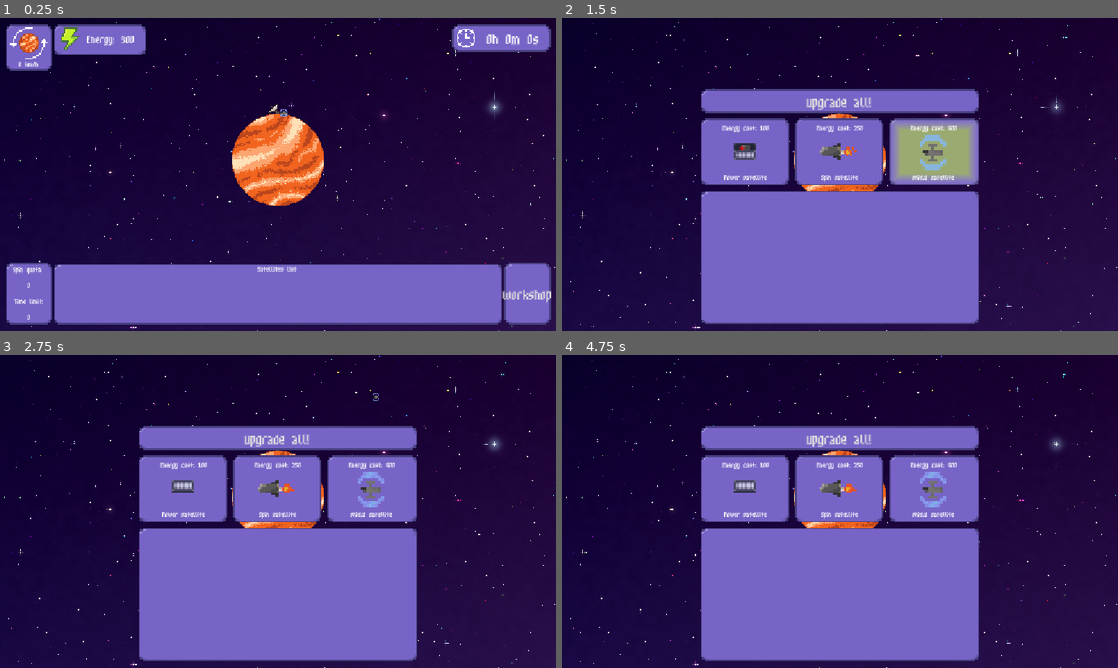
Above: before the commit, frames 1-4 (two rows, left to right).
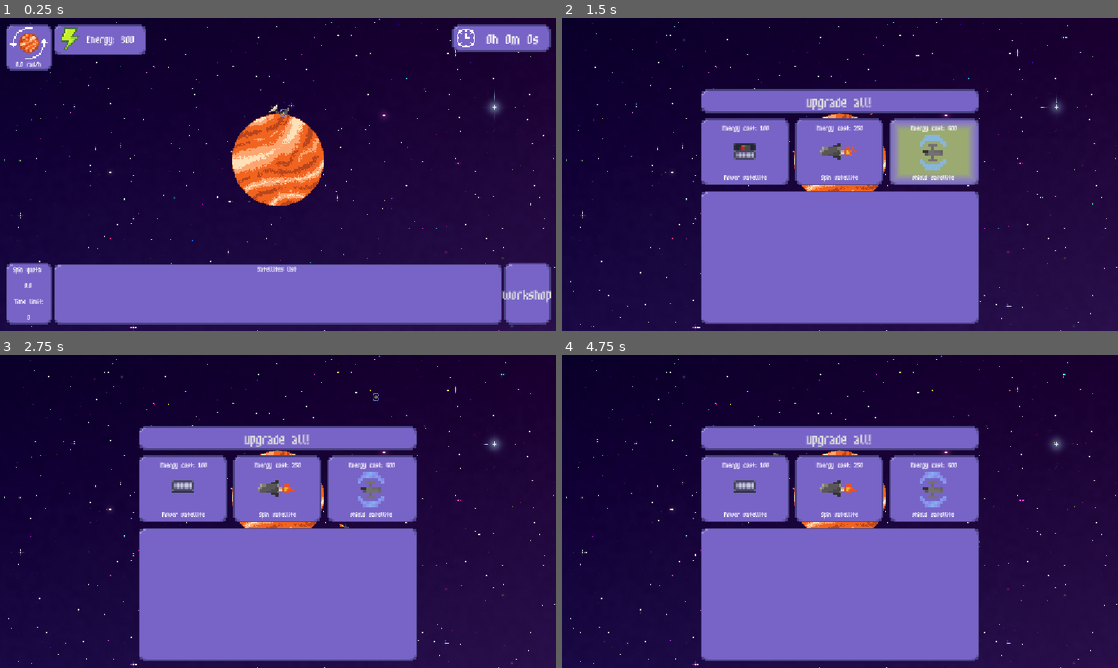
Above: after the commit, the same moments.

Repository: SpookyPlagueDoc777/Orbit-game
Game: Godot game, scene res://Scenes/Game/main_node.tscn
Same seed, same stepped clock (60 frames per second), same inputs: the game is played once before the commit and once after it.
Inputs (mouse positions are in pixels of both pictures, inside the frame that each line leads up to):
- Up to frame 1 (0.25 s): no input
- Up to frame 2 (1.5 s): click "workshop" at 0.5 s; tap Enter at 1.25 s; move the mouse to (962, 158) at 1.27 s; click (962, 158) at 1.42 s
- Up to frame 3 (2.75 s): move the mouse to (166, 527) at 2.02 s; click (166, 527) at 2.17 s
- Up to frame 4 (4.75 s): move the mouse to (895, 442) at 2.77 s; click (895, 442) at 2.92 s; move the mouse to (812, 574) at 3.52 s; click (812, 574) at 3.67 s; move the mouse to (1006, 558) at 4.27 s; click (1006, 558) at 4.42 s

The runs differ from the first frame. In frame 1, less than 0.1% of the frame differs, in the area x 2-52%, y 14-87%; in frame 2, less than 0.1%; in frame 3, less than 0.1%; in frame 4, less than 0.1%.

Commit message:
Minor changes
-better zoom
-damaging works properly

Diff:
--- a/Code/Game/Satellites/power_satellite.gd
+++ b/Code/Game/Satellites/power_satellite.gd
@@ -17,3 +17,7 @@
 
 func _process(delta: float) -> void:
 	update_position()
+
+
+func _on_area_2d_area_entered(area: Area2D) -> void:
+	register_hit(area)
--- a/Code/Game/Satellites/shield_satellite.gd
+++ b/Code/Game/Satellites/shield_satellite.gd
@@ -17,3 +17,8 @@
 
 func _process(delta: float) -> void:
 	update_position()
+
+
+func _on_area_2d_area_entered(area: Area2D) -> void:
+	print("leftd")
+	register_hit(area)
--- a/Code/Game/Satellites/spin_satellite.gd
+++ b/Code/Game/Satellites/spin_satellite.gd
@@ -5,8 +5,8 @@
 	## Satellite info
 	satellitename = "Spin Satellite"
 	health = 5
-	facesplanet = false
-	orbitradius = 150
+	facesplanet = true
+	orbitradius = 100
 
 	## Satellite stats
 	satenergyprod = 0
@@ -17,3 +17,7 @@
 
 func _process(delta: float) -> void:
 	update_position()
+
+
+func _on_area_2d_area_entered(area: Area2D) -> void:
+	register_hit(area)
--- a/Code/Game/game_scene.gd
+++ b/Code/Game/game_scene.gd
@@ -40,8 +40,8 @@
 func zoom_at(zoom_scale: float):
 	var oldglobal = camera.get_global_mouse_position()
 	camera.zoom *= Vector2(zoom_scale, zoom_scale)
-	camera.zoom.x = clamp(camera.zoom.x, 0.01734152992, 11.390625)
-	camera.zoom.y = clamp(camera.zoom.y, 0.01734152992, 11.390625)
+	camera.zoom.x = clamp(camera.zoom.x, 0.01734152992, 25.62890625)
+	camera.zoom.y = clamp(camera.zoom.y, 0.01734152992, 25.62890625)
 	camera.position -= camera.get_global_mouse_position()-oldglobal
 	camera.position.x = clamp(camera.position.x, -32000, 32000)
 	camera.position.y = clamp(camera.position.y, -18000, 18000)
--- a/Code/Game/main_node.gd
+++ b/Code/Game/main_node.gd
@@ -8,14 +8,9 @@
 @onready var current_spin_speed: Label = $CanvasLayer/GameUI/SpinIndicator/CurrentSpinSpeed
 
 #timer stuff
-var TimerSeconds = 0
-var TimerMinutes = 0
-var TimerHours = 0
-
-var SpinSpeed = 0
-var energy = 300
-var TimeLimit = 0
-var CurrentQuota = 0
+var TimerSeconds: int = 0
+var TimerMinutes: int = 0
+var TimerHours: int = 0
 
 # Called when the node enters the scene tree for the first time.
 func _ready() -> void:
@@ -23,11 +18,11 @@
 
 # Called every frame. 'delta' is the elapsed time since the previous frame.
 func _process(delta: float) -> void:
-	energy_amount.text = str(energy)
+	energy_amount.text = str(Global.energy)
 	current_time.text = str(TimerHours) + "h " + str(TimerMinutes) + "m " + str(TimerSeconds) + "s"
-	current_spin_speed.text = str(SpinSpeed) + " km/h"
-	spin_quota.text = str(CurrentQuota)
-	time_to_meet_quota.text = str(TimeLimit)
+	current_spin_speed.text = str(Global.spinspeed) + " rad/h"
+	spin_quota.text = str(Global.quota)
+	time_to_meet_quota.text = str(Global.timelimit)
 
 
 func _on_timer_timeout() -> void:
--- a/Code/Game/satellite.gd
+++ b/Code/Game/satellite.gd
@@ -40,9 +40,10 @@
 		spin_satellite()
 
 func spin_satellite() -> void:
-	rotation = baseangle
+	rotation = baseangle + (PI/2)
 
-func _on_area_2d_area_entered(area: Area2D) -> void:
+func register_hit(area: Area2D) -> void:
+	print("oo")
 	health -= 1
 	if health <= 0:
 		get_tree().queue_delete($".")
--- a/Code/Globals/global.gd
+++ b/Code/Globals/global.gd
@@ -3,6 +3,11 @@
 
 const G: float = 66.743
 const planetmass: int = 40752
+
+var spinspeed: float = 0
+var energy: int = 300
+var timelimit: int = 0
+var quota: float = 0
 
 # Called when the node enters the scene tree for the first time.
 func _ready() -> void:
--- /dev/null
+++ b/Code/Ui/shop_menu.gd
@@ -0,0 +1,31 @@
+extends Control
+
+@onready var power_purchase: Button = $ActualButtons/ShopContainer/PowerRect/PowerPurchase
+@onready var spin_purchase: Button = $ActualButtons/ShopContainer/SpinRect/SpinPurchase
+@onready var shield_purchase: Button = $ActualButtons/ShopContainer/ShieldRect/ShieldPurchase
+
+
+# Called when the node enters the scene tree for the first time.
+func _ready() -> void:
+	#power_purchase.connect("")
+	pass
+
+
+# Called every frame. 'delta' is the elapsed time since the previous frame.
+func _process(delta: float) -> void:
+	pass
+
+
+func _on_power_purchase_pressed() -> void:
+	pass # Replace with function body.
+	# Add sfx here
+
+
+func _on_spin_purchase_pressed() -> void:
+	pass # Replace with function body.
+	# Add sfx here
+
+
+func _on_shield_purchase_pressed() -> void:
+	pass # Replace with function body.
+	# Add sfx here
--- a/Scenes/Game/GameClass/satellite.tscn
+++ b/Scenes/Game/GameClass/satellite.tscn
@@ -10,12 +10,3 @@
 [node name="CollisionShape2D" type="CollisionShape2D" parent="." unique_id=1004951536]
 shape = SubResource("RectangleShape2D_g4v7s")
 disabled = true
-
-[node name="Area2D" type="Area2D" parent="." unique_id=1996097424]
-collision_mask = 2
-
-[node name="CollisionShape2D" type="CollisionShape2D" parent="Area2D" unique_id=965411197]
-shape = SubResource("RectangleShape2D_g4v7s")
-disabled = true
-
-[connection signal="area_entered" from="Area2D" to="." method="_on_area_2d_area_entered"]
--- a/Scenes/Game/Satellites/power_satellite.tscn
+++ b/Scenes/Game/Satellites/power_satellite.tscn
@@ -83,6 +83,8 @@
 
 [sub_resource type="RectangleShape2D" id="RectangleShape2D_1pcel"]
 
+[sub_resource type="RectangleShape2D" id="RectangleShape2D_fkjd4"]
+
 [node name="PowerSatellite" type="CharacterBody2D" unique_id=1376342862]
 script = ExtResource("1_eujg2")
 satenergylaunch = 100
@@ -96,3 +98,11 @@
 [node name="CollisionShape2D" type="CollisionShape2D" parent="." unique_id=386251047]
 shape = SubResource("RectangleShape2D_1pcel")
 disabled = true
+
+[node name="Area2D" type="Area2D" parent="." unique_id=1794994681]
+collision_mask = 2
+
+[node name="CollisionShape2D" type="CollisionShape2D" parent="Area2D" unique_id=807907850]
+shape = SubResource("RectangleShape2D_fkjd4")
+
+[connection signal="area_entered" from="Area2D" to="." method="_on_area_2d_area_entered"]
--- a/Scenes/Game/Satellites/shield_satellite.tscn
+++ b/Scenes/Game/Satellites/shield_satellite.tscn
@@ -175,4 +175,5 @@
 
 [node name="CollisionShape2D" type="CollisionShape2D" parent="Area2D" unique_id=1843550513]
 shape = SubResource("RectangleShape2D_q8tne")
-disabled = true
+
+[connection signal="area_entered" from="Area2D" to="." method="_on_area_2d_area_entered"]
--- a/Scenes/Game/Satellites/spin_satellite.tscn
+++ b/Scenes/Game/Satellites/spin_satellite.tscn
@@ -41,6 +41,8 @@
 
 [sub_resource type="RectangleShape2D" id="RectangleShape2D_7fx7k"]
 
+[sub_resource type="RectangleShape2D" id="RectangleShape2D_2naso"]
+
 [node name="SpinSatellite" type="CharacterBody2D" unique_id=458181133]
 script = ExtResource("1_mopy8")
 facesplanet = true
@@ -56,3 +58,11 @@
 [node name="CollisionShape2D" type="CollisionShape2D" parent="." unique_id=1916028964]
 shape = SubResource("RectangleShape2D_7fx7k")
 disabled = true
+
+[node name="Area2D" type="Area2D" parent="." unique_id=1508015783]
+collision_mask = 2
+
+[node name="CollisionShape2D" type="CollisionShape2D" parent="Area2D" unique_id=893895220]
+shape = SubResource("RectangleShape2D_2naso")
+
+[connection signal="area_entered" from="Area2D" to="." method="_on_area_2d_area_entered"]
--- a/Scenes/Game/game_scene.tscn
+++ b/Scenes/Game/game_scene.tscn
@@ -4,8 +4,7 @@
 [ext_resource type="Texture2D" uid="uid://lkkx1tnic3l" path="res://Textures/PLanet x but beeeeg.png" id="2_7r8ec"]
 [ext_resource type="PackedScene" uid="uid://bvkw14d2odqso" path="res://Scenes/Game/Satellites/power_satellite.tscn" id="3_7r8ec"]
 [ext_resource type="PackedScene" uid="uid://kybt02uh27cp" path="res://Scenes/Game/Satellites/shield_satellite.tscn" id="4_83mwp"]
-
-[sub_resource type="SphereMesh" id="SphereMesh_g4v7s"]
+[ext_resource type="PackedScene" uid="uid://dlbawowx6xel6" path="res://Scenes/Game/Satellites/spin_satellite.tscn" id="5_83mwp"]
 
 [node name="GameScene" type="Node2D" unique_id=1484544398]
 script = ExtResource("1_ctr27")
@@ -20,13 +19,10 @@
 texture = ExtResource("2_7r8ec")
 offset = Vector2(0, -15)
 
-[node name="MeshInstance2D" type="MeshInstance2D" parent="Planet" unique_id=1303857469]
-visible = false
-scale = Vector2(450, 450)
-mesh = SubResource("SphereMesh_g4v7s")
-
 [node name="Satellites" type="Node2D" parent="Planet" unique_id=765053489]
 
 [node name="PowerSatellite" parent="Planet/Satellites" unique_id=1376342862 instance=ExtResource("3_7r8ec")]
 
 [node name="ShieldSatellite" parent="Planet/Satellites" unique_id=1269225202 instance=ExtResource("4_83mwp")]
+
+[node name="SpinSatellite" parent="Planet/Satellites" unique_id=458181133 instance=ExtResource("5_83mwp")]
--- a/Scenes/Game/main_node.tscn
+++ b/Scenes/Game/main_node.tscn
@@ -68,15 +68,17 @@
 offset_bottom = -85.0
 grow_horizontal = 0
 
-[node name="NinePatchRect4" parent="CanvasLayer/GameUI" index="5" unique_id=2098349597]
+[node name="SatellitesList" parent="CanvasLayer/GameUI" index="5" unique_id=2098349597]
 anchors_preset = 7
 anchor_left = 0.5
+anchor_top = 1.0
 anchor_right = 0.5
 offset_left = -465.02
 offset_top = -125.95996
 offset_right = -155.01999
 offset_bottom = -83.95996
 grow_horizontal = 2
+grow_vertical = 0
 
 [node name="Root_pause" parent="CanvasLayer" unique_id=477685508 instance=ExtResource("4_3qm64")]
 visible = false
--- a/Scenes/UI/shop_menu.tscn
+++ b/Scenes/UI/shop_menu.tscn
@@ -1,6 +1,7 @@
 [gd_scene format=3 uid="uid://bv011jc2j3aou"]
 
 [ext_resource type="Theme" uid="uid://dn5wefao8u26i" path="res://Textures/UI/workshop_theme.tres" id="1_lkt5b"]
+[ext_resource type="Script" uid="uid://bi7ectlhijitr" path="res://Code/Ui/shop_menu.gd" id="2_hdw35"]
 [ext_resource type="Texture2D" uid="uid://dimb3bst8s38i" path="res://Textures/UI/UI box.png" id="2_yw4re"]
 [ext_resource type="Texture2D" uid="uid://m1cwwnee04y8" path="res://Textures/Satellites/Power satellite.png" id="3_2d0jm"]
 [ext_resource type="Texture2D" uid="uid://b1wam20ihd7kx" path="res://Textures/Satellites/Spin satellite.png" id="4_lkt5b"]
@@ -283,8 +284,9 @@
 grow_horizontal = 2
 grow_vertical = 2
 theme = ExtResource("1_lkt5b")
-
-[node name="Actual buttons" type="VBoxContainer" parent="." unique_id=824622446]
+script = ExtResource("2_hdw35")
+
+[node name="ActualButtons" type="VBoxContainer" parent="." unique_id=824622446]
 layout_mode = 1
 anchors_preset = 8
 anchor_left = 0.5
@@ -299,7 +301,7 @@
 grow_vertical = 2
 scale = Vector2(3, 3)
 
-[node name="NinePatchRect" type="NinePatchRect" parent="Actual buttons" unique_id=1577668128]
+[node name="UpgradeRect" type="NinePatchRect" parent="ActualButtons" unique_id=1577668128]
 layout_mode = 2
 size_flags_vertical = 0
 texture = ExtResource("2_yw4re")
@@ -308,7 +310,7 @@
 patch_margin_right = 8
 patch_margin_bottom = 8
 
-[node name="Button" type="Button" parent="Actual buttons/NinePatchRect" unique_id=1037438536]
+[node name="UpgradePurchase" type="Button" parent="ActualButtons/UpgradeRect" unique_id=1037438536]
 layout_mode = 1
 anchors_preset = 15
 anchor_right = 1.0
@@ -318,12 +320,12 @@
 offset_transform_enabled = true
 text = "upgrade all!"
 
-[node name="HBoxContainer" type="HBoxContainer" parent="Actual buttons" unique_id=1506906877]
+[node name="ShopContainer" type="HBoxContainer" parent="ActualButtons" unique_id=1506906877]
 layout_mode = 2
 size_flags_vertical = 3
 size_flags_stretch_ratio = 0.5
 
-[node name="NinePatchRect" type="NinePatchRect" parent="Actual buttons/HBoxContainer" unique_id=595989811]
+[node name="PowerRect" type="NinePatchRect" parent="ActualButtons/ShopContainer" unique_id=595989811]
 layout_mode = 2
 size_flags_horizontal = 3
 texture = ExtResource("2_yw4re")
@@ -332,7 +334,7 @@
 patch_margin_right = 8
 patch_margin_bottom = 8
 
-[node name="Button" type="Button" parent="Actual buttons/HBoxContainer/NinePatchRect" unique_id=7769754]
+[node name="PowerPurchase" type="Button" parent="ActualButtons/ShopContainer/PowerRect" unique_id=7769754]
 layout_mode = 1
 anchors_preset = 15
 anchor_right = 1.0
@@ -342,7 +344,7 @@
 size_flags_horizontal = 6
 size_flags_vertical = 4
 
-[node name="Control" type="Control" parent="Actual buttons/HBoxContainer/NinePatchRect/Button" unique_id=1404888582]
+[node name="Control" type="Control" parent="ActualButtons/ShopContainer/PowerRect/PowerPurchase" unique_id=1404888582]
 layout_mode = 1
 anchors_preset = 8
 anchor_left = 0.5
@@ -352,14 +354,14 @@
 grow_horizontal = 2
 grow_vertical = 2
 
-[node name="AnimatedSprite2D" type="AnimatedSprite2D" parent="Actual buttons/HBoxContainer/NinePatchRect/Button/Control" unique_id=27105956]
+[node name="PowerSprite" type="AnimatedSprite2D" parent="ActualButtons/ShopContainer/PowerRect/PowerPurchase/Control" unique_id=27105956]
 position = Vector2(-0.5, -1.5)
 scale = Vector2(1.5, 1.5)
 sprite_frames = SubResource("SpriteFrames_duafg")
 autoplay = "default"
 frame_progress = 0.8181824
 
-[node name="Label" type="Label" parent="Actual buttons/HBoxContainer/NinePatchRect/Button" unique_id=100220193]
+[node name="PowerName" type="Label" parent="ActualButtons/ShopContainer/PowerRect/PowerPurchase" unique_id=100220193]
 layout_mode = 1
 anchors_preset = 7
 anchor_left = 0.5
@@ -376,7 +378,7 @@
 label_settings = SubResource("LabelSettings_duafg")
 horizontal_alignment = 1
 
-[node name="Label2" type="Label" parent="Actual buttons/HBoxContainer/NinePatchRect/Button" unique_id=471812391]
+[node name="PowerCost" type="Label" parent="ActualButtons/ShopContainer/PowerRect/PowerPurchase" unique_id=471812391]
 layout_mode = 1
 anchors_preset = 5
 anchor_left = 0.5
@@ -390,7 +392,7 @@
 label_settings = SubResource("LabelSettings_4oc0s")
 horizontal_alignment = 1
 
-[node name="NinePatchRect2" type="NinePatchRect" parent="Actual buttons/HBoxContainer" unique_id=776404775]
+[node name="SpinRect" type="NinePatchRect" parent="ActualButtons/ShopContainer" unique_id=776404775]
 layout_mode = 2
 size_flags_horizontal = 3
 texture = ExtResource("2_yw4re")
@@ -399,7 +401,7 @@
 patch_margin_right = 8
 patch_margin_bottom = 8
 
-[node name="Button" type="Button" parent="Actual buttons/HBoxContainer/NinePatchRect2" unique_id=590348112]
+[node name="SpinPurchase" type="Button" parent="ActualButtons/ShopContainer/SpinRect" unique_id=590348112]
 layout_mode = 1
 anchors_preset = 15
 anchor_right = 1.0
@@ -409,7 +411,7 @@
 size_flags_horizontal = 6
 size_flags_vertical = 4
 
-[node name="Control" type="Control" parent="Actual buttons/HBoxContainer/NinePatchRect2/Button" unique_id=1708446540]
+[node name="Control" type="Control" parent="ActualButtons/ShopContainer/SpinRect/SpinPurchase" unique_id=1708446540]
 layout_mode = 1
 anchors_preset = 8
 anchor_left = 0.5
@@ -421,13 +423,13 @@
 grow_horizontal = 2
 grow_vertical = 2
 
-[node name="AnimatedSprite2D" type="AnimatedSprite2D" parent="Actual buttons/HBoxContainer/NinePatchRect2/Button/Control" unique_id=310436352]
+[node name="SpinSprite" type="AnimatedSprite2D" parent="ActualButtons/ShopContainer/SpinRect/SpinPurchase/Control" unique_id=310436352]
 scale = Vector2(1.5, 1.5)
 sprite_frames = SubResource("SpriteFrames_4oc0s")
 autoplay = "default"
 frame_progress = 0.64631236
 
-[node name="Label" type="Label" parent="Actual buttons/HBoxContainer/NinePatchRect2/Button" unique_id=253006923]
+[node name="SpinName" type="Label" parent="ActualButtons/ShopContainer/SpinRect/SpinPurchase" unique_id=253006923]
 layout_mode = 1
 anchors_preset = 7
 anchor_left = 0.5
@@ -444,7 +446,7 @@
 label_settings = SubResource("LabelSettings_duafg")
 horizontal_alignment = 1
 
-[node name="Label2" type="Label" parent="Actual buttons/HBoxContainer/NinePatchRect2/Button" unique_id=1623534969]
+[node name="SpinCost" type="Label" parent="ActualButtons/ShopContainer/SpinRect/SpinPurchase" unique_id=1623534969]
 layout_mode = 1
 anchors_preset = 5
 anchor_left = 0.5
@@ -458,7 +460,7 @@
 label_settings = SubResource("LabelSettings_4oc0s")
 horizontal_alignment = 1
 
-[node name="NinePatchRect3" type="NinePatchRect" parent="Actual buttons/HBoxContainer" unique_id=1998505729]
+[node name="ShieldRect" type="NinePatchRect" parent="ActualButtons/ShopContainer" unique_id=1998505729]
 layout_mode = 2
 size_flags_horizontal = 3
 texture = ExtResource("2_yw4re")
@@ -467,7 +469,7 @@
 patch_margin_right = 8
 patch_margin_bottom = 8
 
-[node name="Button" type="Button" parent="Actual buttons/HBoxContainer/NinePatchRect3" unique_id=275423020]
+[node name="ShieldPurchase" type="Button" parent="ActualButtons/ShopContainer/ShieldRect" unique_id=275423020]
 layout_mode = 1
 anchors_preset = 15
 anchor_right = 1.0
@@ -477,7 +479,7 @@
 size_flags_horizontal = 6
 size_flags_vertical = 4
 
-[node name="Control" type="Control" parent="Actual buttons/HBoxContainer/NinePatchRect3/Button" unique_id=419036327]
+[node name="Control" type="Control" parent="ActualButtons/ShopContainer/ShieldRect/ShieldPurchase" unique_id=419036327]
 layout_mode = 1
 anchors_preset = 8
 anchor_left = 0.5
@@ -487,14 +489,14 @@
 grow_horizontal = 2
 grow_vertical = 2
 
-[node name="AnimatedSprite2D" type="AnimatedSprite2D" parent="Actual buttons/HBoxContainer/NinePatchRect3/Button/Control" unique_id=936505322]
+[node name="SHieldSprite" type="AnimatedSprite2D" parent="ActualButtons/ShopContainer/ShieldRect/ShieldPurchase/Control" unique_id=936505322]
 position = Vector2(-0.006668091, 0.66667557)
 scale = Vector2(2, 2)
 sprite_frames = SubResource("SpriteFrames_yssin")
 autoplay = "default"
 frame_progress = 0.43756607
 
-[node name="Label" type="Label" parent="Actual buttons/HBoxContainer/NinePatchRect3/Button" unique_id=1880667870]
+[node name="ShieldName" type="Label" parent="ActualButtons/ShopContainer/ShieldRect/ShieldPurchase" unique_id=1880667870]
 layout_mode = 1
 anchors_preset = 7
 anchor_left = 0.5
@@ -511,7 +513,7 @@
 label_settings = SubResource("LabelSettings_duafg")
 horizontal_alignment = 1
 
-[node name="Label2" type="Label" parent="Actual buttons/HBoxContainer/NinePatchRect3/Button" unique_id=1421513152]
+[node name="SheildCost" type="Label" parent="ActualButtons/ShopContainer/ShieldRect/ShieldPurchase" unique_id=1421513152]
 layout_mode = 1
 anchors_preset = 5
 anchor_left = 0.5
@@ -525,7 +527,7 @@
 label_settings = SubResource("LabelSettings_4oc0s")
 horizontal_alignment = 1
 
-[node name="NinePatchRect2" type="NinePatchRect" parent="Actual buttons" unique_id=1872454829]
+[node name="SatelliteRect" type="NinePatchRect" parent="ActualButtons" unique_id=1872454829]
 layout_mode = 2
 size_flags_vertical = 3
 texture = ExtResource("2_yw4re")
@@ -534,7 +536,7 @@
 patch_margin_right = 8
 patch_margin_bottom = 8
 
-[node name="satelliteslist" type="ItemList" parent="Actual buttons/NinePatchRect2" unique_id=1615028618]
+[node name="SatellitesList" type="ItemList" parent="ActualButtons/SatelliteRect" unique_id=1615028618]
 layout_mode = 1
 anchors_preset = 5
 anchor_left = 0.5
@@ -552,3 +554,7 @@
 offset_right = 20.0
 offset_bottom = 40.0
 grow_horizontal = 2
+
+[connection signal="pressed" from="ActualButtons/ShopContainer/PowerRect/PowerPurchase" to="." method="_on_power_purchase_pressed"]
+[connection signal="pressed" from="ActualButtons/ShopContainer/SpinRect/SpinPurchase" to="." method="_on_spin_purchase_pressed"]
+[connection signal="pressed" from="ActualButtons/ShopContainer/ShieldRect/ShieldPurchase" to="." method="_on_shield_purchase_pressed"]
Not shown, added: Code/Ui/shop_menu.gd.uid
